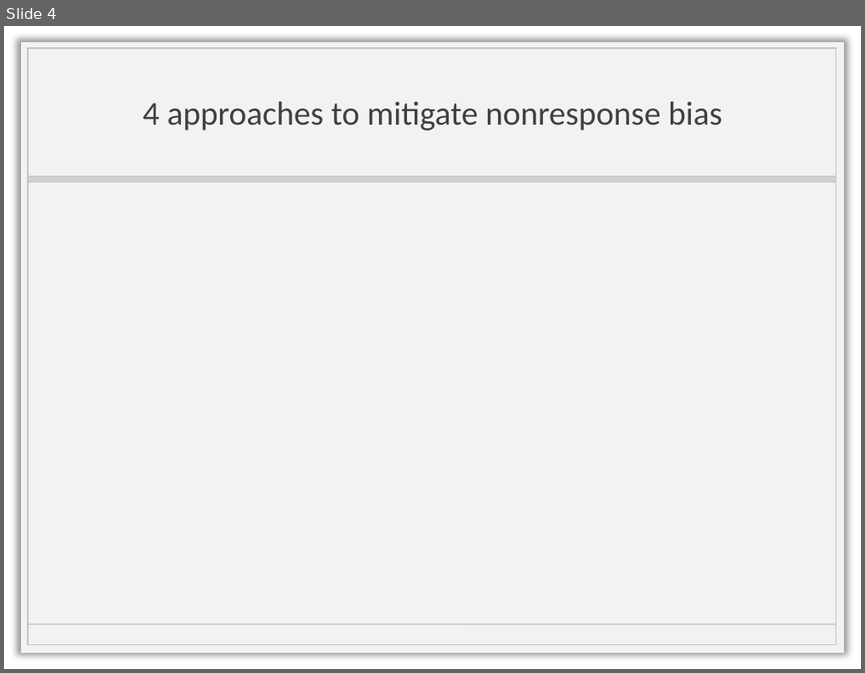
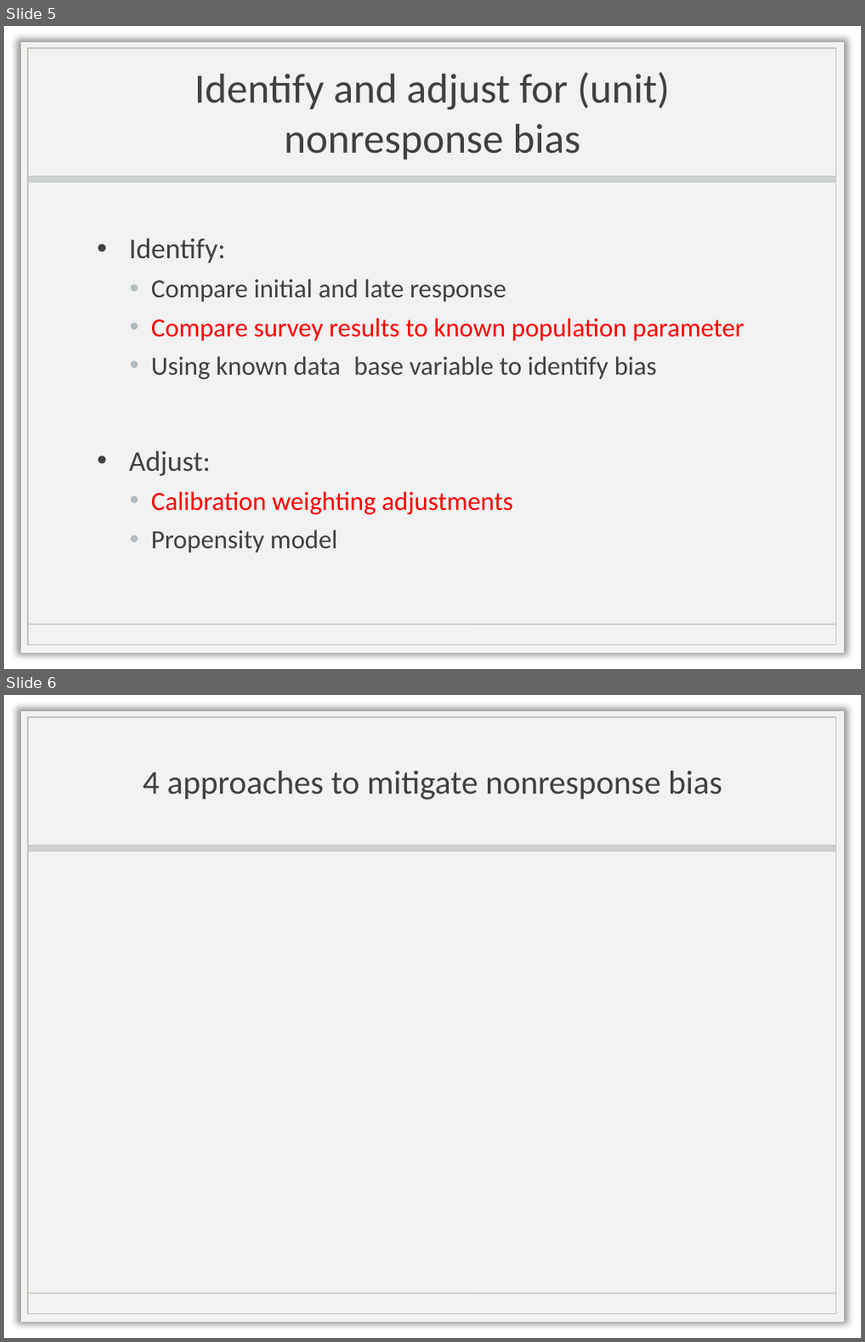
Before and after one commit to biona001/biomath_204, a slide deck: project ver.2/Presentation.pptx. Shown one above the other, each under a label of ours: slide 4 before the commit, slides 5 and 6 after it. The pictures are 865x673 and 865x1342 pixels, drawn with LibreOffice and Linux fonts; fonts in the diff are those of the drawing; background and template pictures are left out. Boxes give left, top, right and bottom in pixels: in the first picture for what was removed or moved away, otherwise in the second. Text is boxed around its words. In the diff, an @@ line names an element or a change of style, - is before the commit and + after.

```diff
--- a/project ver.2/Presentation.pptx
+++ b/project ver.2/Presentation.pptx
@@ slide 5 added at <box>4,26,861,669</box>, background picture (left out); not listed: 4 template elements that a slide beside it also shows @@
@@ title added at <box>194,72,670,159</box>, 35 pt, text #404040 @@
+Identify and adjust for (unit) nonresponse bias
@@ text added at <box>129,238,744,552</box>, 22 pt, text #404040 @@
+• Identify:
+  • Compare initial and late response
+  • Compare survey results to known population parameter
+  • Using known data base variable to identify bias
+• Adjust:
+  • Calibration weighting adjustments
+  • Propensity model
@@ what was slide 4 is now slide 6 @@
```
Also in this commit, not shown: 3 slides changed, 1 other slide added, 4 other files.
